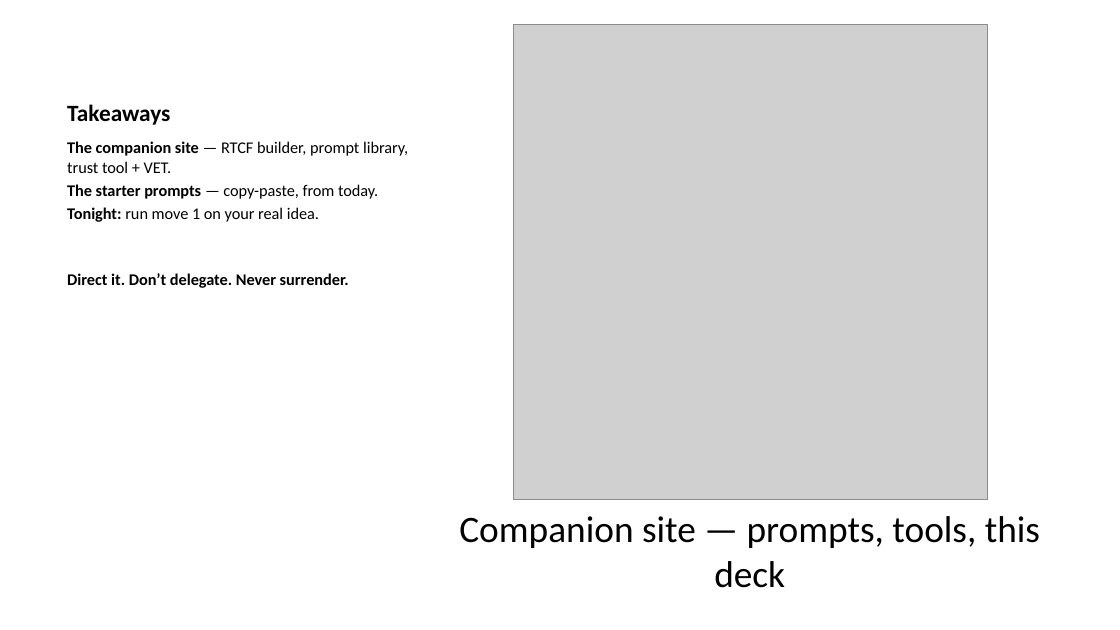
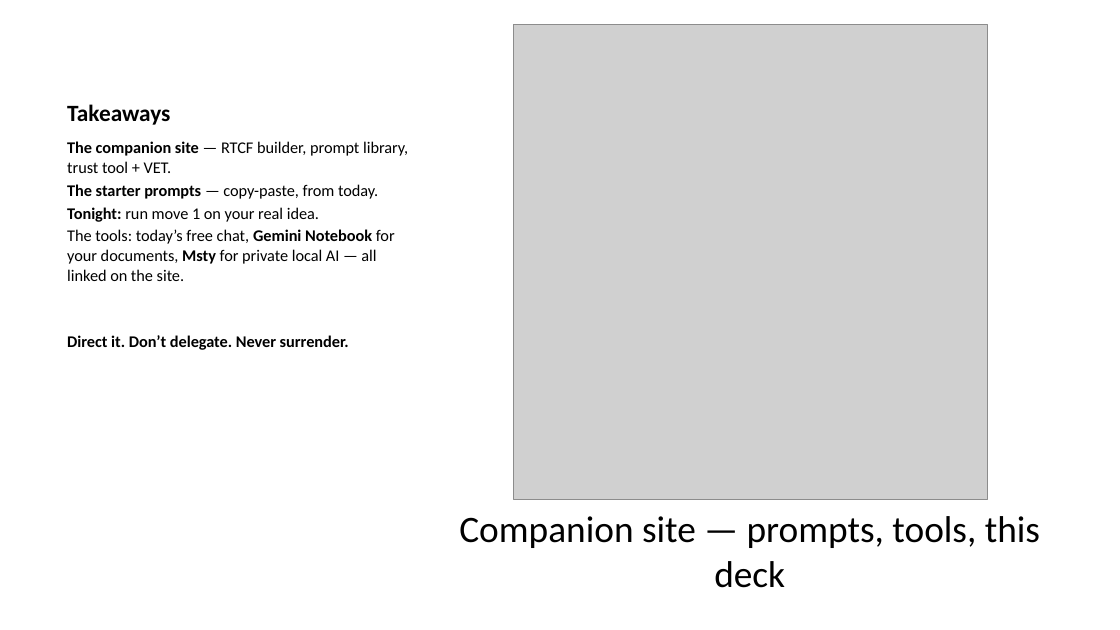
Before and after one commit to michael-borck/ai-for-founders, a slide deck: slide 12 of slides/deck.pptx. Drawn at 1120x630 pixels with LibreOffice and Linux fonts; fonts in the diff are those of the drawing; grey boxes stand for pictures. Boxes give left, top, right and bottom in pixels: in the first picture for what was removed or moved away, otherwise in the second. Text is boxed around its words. In the diff, an @@ line names an element or a change of style, - is before the commit and + after.

```diff
--- a/slides/deck.pptx
+++ b/slides/deck.pptx
@@ text at [67, 229, 395, 281]: paragraph added @@
+The tools: today’s free chat, Gemini Notebook for your documents, Msty for private local AI — all linked on the site.
```
Also in this commit, not shown: 1 other slide changed, 7 other files.
